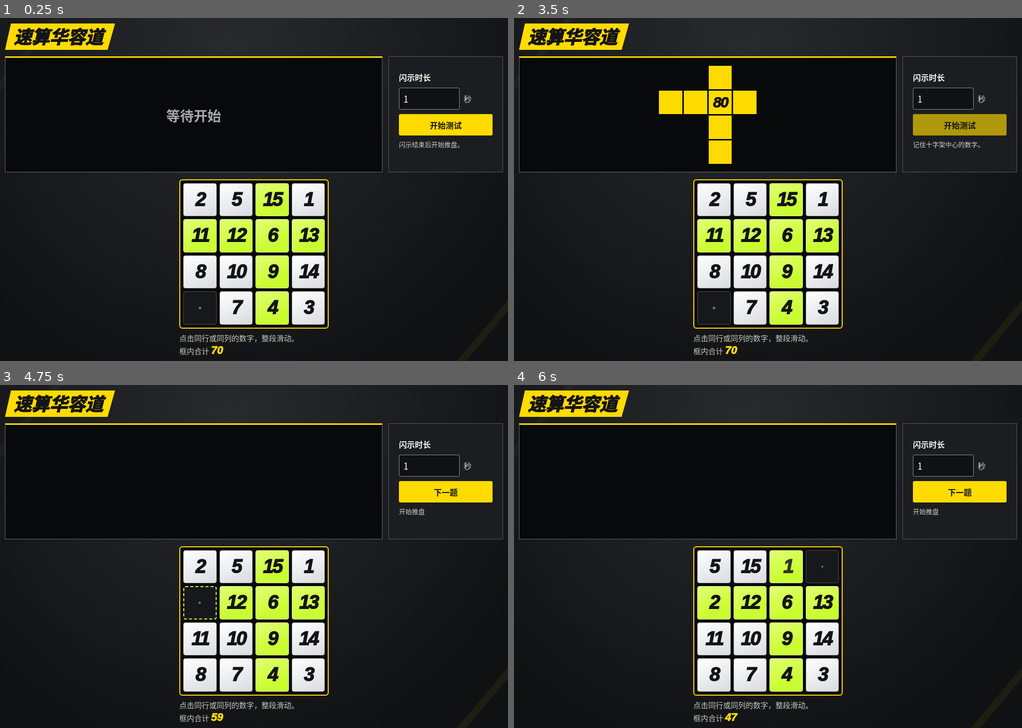
Above: before the commit, frames 1-4 (two rows, left to right).
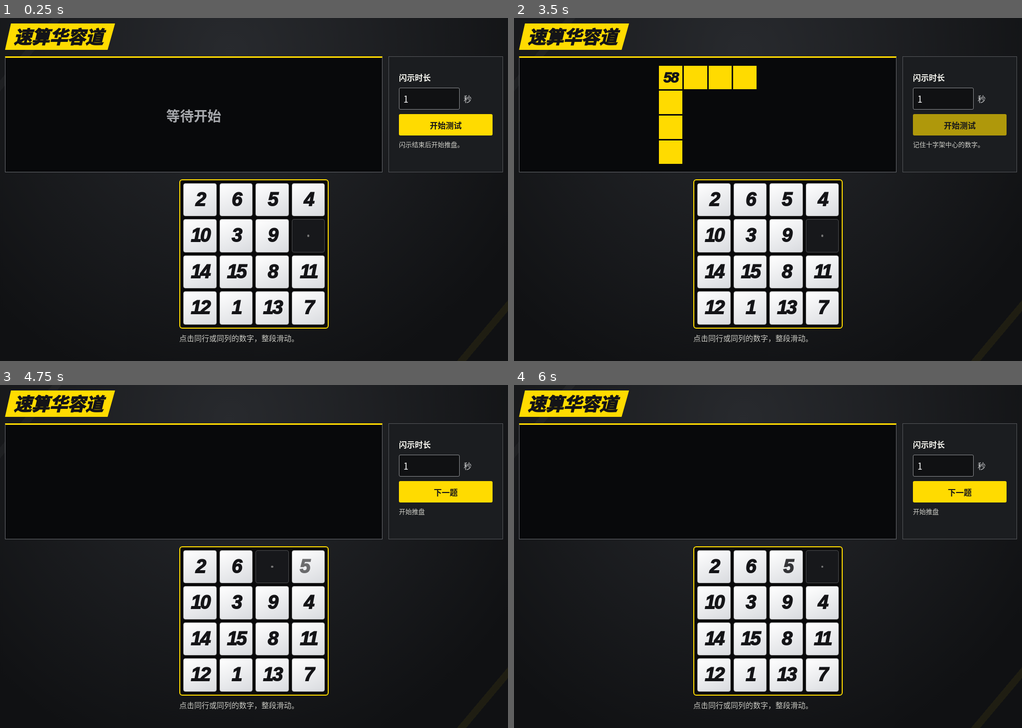
Above: after the commit, the same moments.

Repository: gaojiangjun0805-a11y/block-sum-puzzle
Game: browser game, page index.html
Same seed, same stepped clock (60 frames per second), same inputs: the game is played once before the commit and once after it.
Inputs:
- Up to frame 1 (0.25 s): no input
- Up to frame 2 (3.5 s): click "开始测试" at 0.27 s; hold Right 1.03-1.53 s; tap Space every 0.5 s from 1.1 to 3.1 s; hold Down 1.58-1.85 s; hold Left 1.9-2.47 s; click "10" at 2.02 s; hold Up 2.52-2.82 s; hold Right from 2.87 s (still down)
- Up to frame 3 (4.75 s): release Right at 3.53 s; hold Up 3.58-3.82 s; tap Space at 3.6, 4.1, 4.6 s; hold Left 3.87-4.3 s; hold Down 4.35-4.68 s; click "空格" at 4.52 s; hold Right from 4.73 s (still down)
- Up to frame 4 (6 s): tap Space at 5.1, 5.6 s; release Right at 5.23 s; hold Down 5.28-5.55 s; hold Left from 5.6 s (still down)

The runs differ from the first frame. In frame 1, 5.1% of the frame differs, in the area x 35-64%, y 48-99%; in frame 2, 8.1%, in the area x 28-64%, y 13-99%; in frame 3, 4.7%; in frame 4, 4.8%.

Commit message:
Randomize the flash crossing and hide board clues

Diff:
--- a/arena.css
+++ b/arena.css
@@ -4,7 +4,6 @@
   background: #101113;
   font-family: "PingFang SC", "Microsoft YaHei", "Noto Sans CJK SC", sans-serif;
   --yellow: #ffdb00;
-  --lime: #cafd31;
   --ink: #141417;
   --line: #55575b;
   --digits: "Archivo Black", "Arial Black", Arial, sans-serif;
@@ -117,17 +116,14 @@
   letter-spacing: -.07em;
   touch-action: manipulation;
 }
-.tile.marked { background: linear-gradient(155deg,#e1ff76,var(--lime) 70%); border-color: #e8ff9a; }
 .tile.empty { background: #17181b; border-color: #4d4e50; }
-.tile.marked.empty { border: 2px dashed var(--lime); }
 .tile.empty::after { content: ""; width: 7%; aspect-ratio: 1; border-radius: 50%; background: #777; }
 .tile.movable { cursor: pointer; }
 .tile.movable:hover, .tile.movable:focus-visible { box-shadow: inset 0 0 0 4px #c39700; }
 .tile span { pointer-events: none; }
 .tile span.sliding { animation: slide-in .13s ease-out both; }
 @keyframes slide-in { from { opacity: .5; transform: translate(var(--dx), var(--dy)); } }
-.board-footer { display: flex; justify-content: space-between; flex-wrap: wrap; align-items: center; gap: 4px 8px; margin-top: 8px; color: #c9c9c2; font-size: clamp(11px, 1.85vw, 15px); }
-.board-footer strong { color: var(--yellow); font: italic 950 1.45em/1 var(--digits); }
+.board-note { margin-top: 8px; color: #c9c9c2; font-size: clamp(11px, 1.85vw, 15px); }
 @media (max-width: 540px) {
   .test-area { grid-template-columns: minmax(0, 1fr) 115px; gap: 6px; }
   .settings { padding: 8px; gap: 6px; font-size: 13px; }
--- a/game.js
+++ b/game.js
@@ -1,35 +1,30 @@
 'use strict';
 
 const size = 4;
-const frame = puzzle.reference.indices;
 const boardElement = document.querySelector('#board');
 const form = document.querySelector('#settings');
 const duration = document.querySelector('#duration');
 const start = document.querySelector('#start');
 const screenLabel = document.querySelector('#screen-label');
 const screenCross = document.querySelector('#screen-cross');
-const sumLabel = document.querySelector('#sum');
 const status = document.querySelector('#status');
 
-let board = puzzle.reference.board.slice();
-let goal = puzzle.reference;
+let board;
+let goal;
 let phase = 'ready';
 
-const targetCells = Array.from({ length: size ** 2 }, (_, index) => {
+const targetCells = Array.from({ length: size ** 2 }, () => {
   const cell = document.createElement('div');
   cell.className = 'cross-cell';
-  cell.classList.toggle('active', frame.includes(index));
   return cell;
 });
 const targetValue = document.createElement('b');
-targetCells[6].append(targetValue);
 screenCross.append(...targetCells);
 
 const tiles = Array.from({ length: size ** 2 }, (_, position) => {
   const tile = document.createElement('button');
   tile.type = 'button';
   tile.className = 'tile';
-  tile.classList.toggle('marked', frame.includes(position));
   tile.addEventListener('click', () => slide(position));
   return tile;
 });
@@ -61,15 +56,16 @@
       tile.append(face);
     }
   }
-  sumLabel.textContent = puzzle.sumInFrame(board, frame);
 }
 
 function newQuestion() {
   const seed = crypto.getRandomValues(new Uint32Array(1))[0];
   const random = puzzle.randomFrom(seed);
+  const center = Math.floor(random() * size ** 2);
   board = puzzle.newBoard(random, 60, size);
-  const previous = { ...goal, key: frame.join(',') + '/' + goal.value };
-  goal = puzzle.generateGoal(board, 6, random, [previous], size, [frame]);
+  const frame = puzzle.frameAt(center, size);
+  const question = puzzle.generateGoal(board, 6, random, goal ? [goal] : [], size, [frame]);
+  goal = { ...question, center };
 }
 
 function slide(position) {
@@ -105,6 +101,8 @@
   status.textContent = '记住十字架中心的数字。';
   screenLabel.hidden = false;
   screenLabel.classList.add('countdown');
+  targetCells.forEach((cell, index) => cell.classList.toggle('active', goal.indices.includes(index)));
+  targetCells[goal.center].append(targetValue);
   targetValue.textContent = goal.value;
   paintBoard();
 
@@ -148,4 +146,5 @@
   if (row >= 0 && row < size && column >= 0 && column < size) slide(row * size + column);
 });
 
+newQuestion();
 paintBoard();
--- a/index.html
+++ b/index.html
@@ -29,10 +29,7 @@
   </section>
   <section class="play" aria-label="数字华容道">
     <div id="board" class="board" role="group" aria-label="4×4 推盘"></div>
-    <div class="board-footer">
-      <p>点击同行或同列的数字，整段滑动。</p>
-      <p>框内合计 <strong id="sum">70</strong></p>
-    </div>
+    <p class="board-note">点击同行或同列的数字，整段滑动。</p>
   </section>
 </main>
 </body>
--- a/puzzle.js
+++ b/puzzle.js
@@ -1,14 +1,8 @@
 'use strict';
 
 const puzzle = (() => {
-  const cross = [[0, 2], [1, 0], [1, 1], [1, 2], [1, 3], [2, 2], [3, 2]];
   const flashLead = 3000;
   const flashGrace = 40;
-  const reference = {
-    board: [2, 5, 15, 1, 11, 12, 6, 13, 8, 10, 9, 14, 0, 7, 4, 3],
-    indices: buildFrames(4)[0],
-    value: 80
-  };
 
   function flashMilliseconds(seconds) {
     const centiseconds = Math.round(seconds * 100);
@@ -67,14 +61,14 @@
     return walk(cells, steps, random, size);
   }
 
-  function buildFrames(size) {
-    const frames = [];
-    for (let row = 0; row <= size - 4; row += 1) {
-      for (let column = 0; column <= size - 4; column += 1) {
-        frames.push(cross.map(([y, x]) => (y + row) * size + x + column));
-      }
+  function frameAt(center, size) {
+    const row = Math.floor(center / size);
+    const column = center % size;
+    const cells = [];
+    for (let index = 0; index < size ** 2; index += 1) {
+      if (Math.floor(index / size) === row || index % size === column) cells.push(index);
     }
-    return frames;
+    return cells;
   }
 
   function sumInFrame(board, indices) {
@@ -126,7 +120,7 @@
     throw new Error('无法生成可达成的目标框');
   }
 
-  return { reference, randomFrom, slideStride, newBoard, sumInFrame, solved, generateGoal,
+  return { randomFrom, slideStride, newBoard, frameAt, solved, generateGoal,
     flashMilliseconds, flashSchedule };
 })();
 
